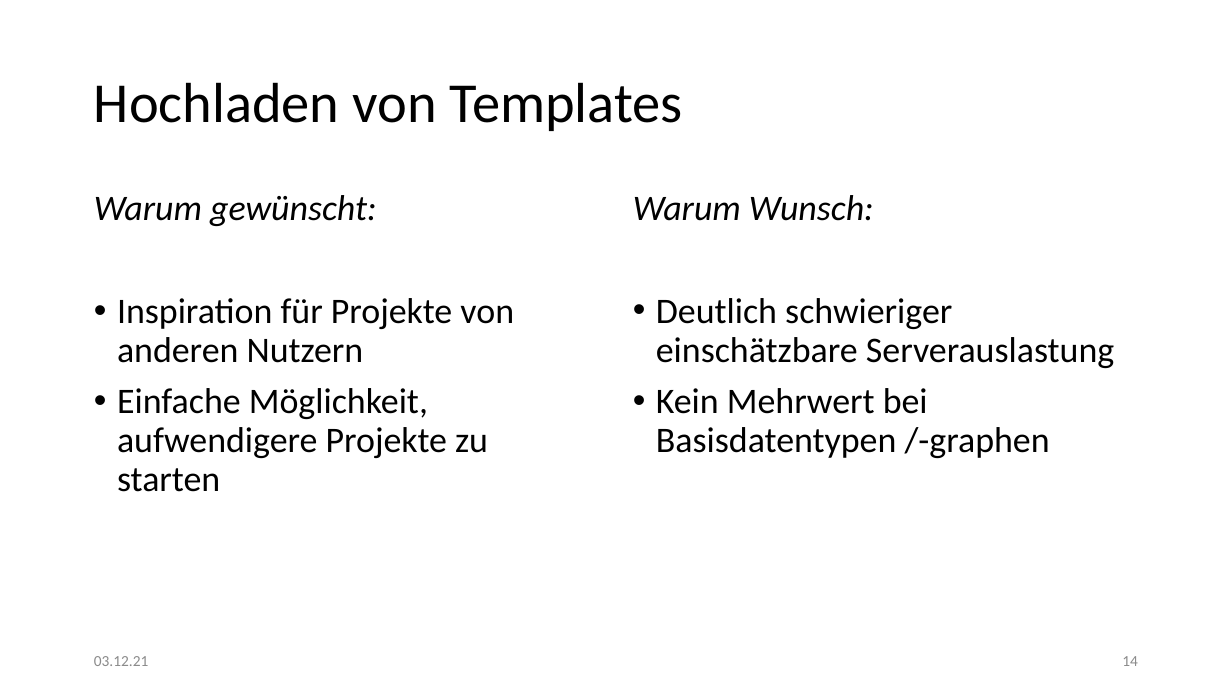
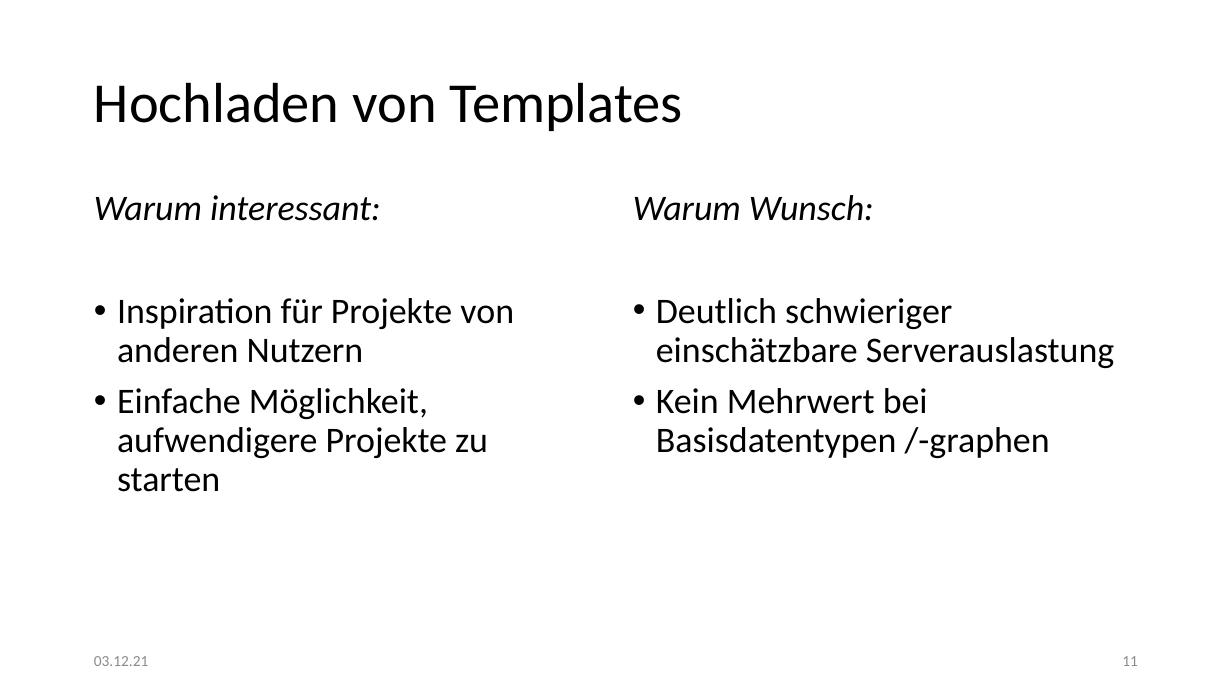
Before and after one commit to kittyahy/PSEAppGruppe2, a slide deck: slide 11 of Praesentationen/01-Definitionsphase/Präsentation.pptx (slide 14 before the commit). Drawn at 1232x693 pixels with LibreOffice and Linux fonts; fonts in the diff are those of the drawing. Boxes give left, top, right and bottom in pixels: in the first picture for what was removed or moved away, otherwise in the second. Text is boxed around its words. In the diff, an @@ line names an element or a change of style, - is before the commit and + after.

```diff
--- a/Praesentationen/01-Definitionsphase/Präsentation.pptx
+++ b/Praesentationen/01-Definitionsphase/Präsentation.pptx
@@ text at box(94, 195, 381, 221): text changed @@
-Warum gewünscht:
+Warum interessant:
@@ page number at box(1122, 656, 1138, 666): text changed @@
-14
+11
```
Also in this commit, not shown: 2 other slides changed.
